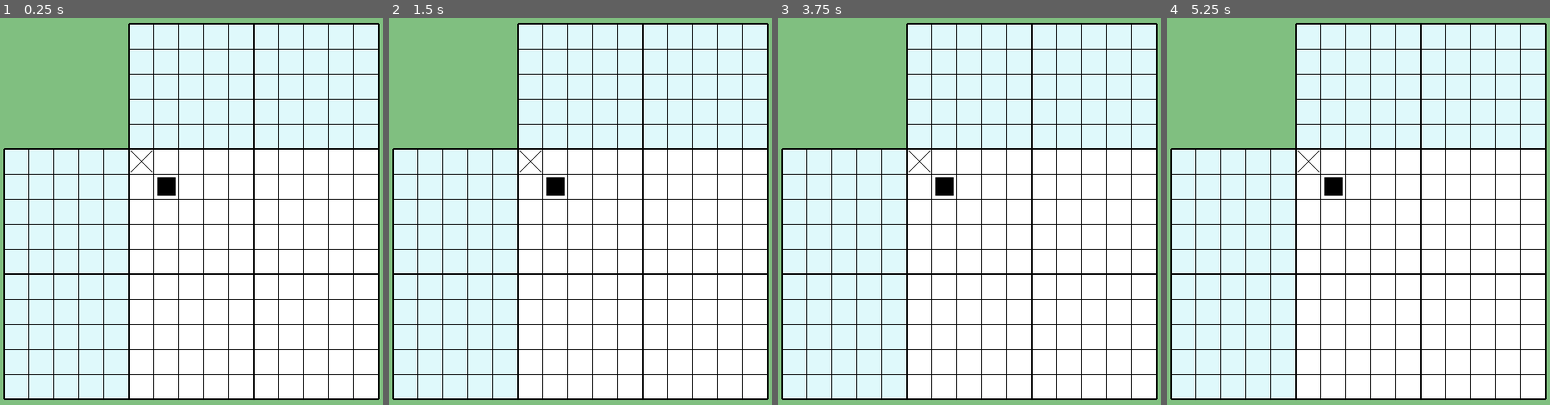
Above: before the commit, frames 1-4 (left to right).
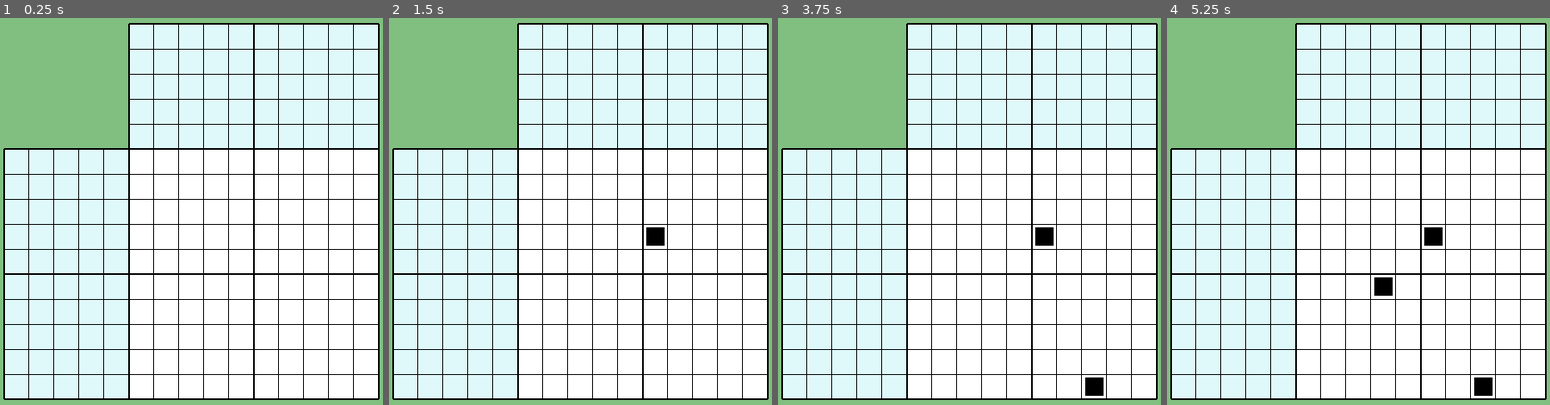
Above: after the commit, the same moments.

Repository: vivisuke/GodotNonogram
Game: Godot game, scene res://MainScene.tscn
The game is run twice, just before and just after one commit, with the same random seed, the same clock (stepped at 60 frames per second) and the same inputs.
Inputs (mouse positions are in pixels of both pictures, inside the frame that each line leads up to):
- Up to frame 1 (0.25 s): no input
- Up to frame 2 (1.5 s): tap Enter at 0.5 s; move the mouse to (664, 242) at 0.52 s; click (664, 242) at 0.67 s; tap Space at 1.25 s; move the mouse to (503, 308) at 1.27 s; click (503, 308) at 1.42 s
- Up to frame 3 (3.75 s): tap Enter at 2, 3.5 s; move the mouse to (1007, 126) at 2.02 s; click (1007, 126) at 2.17 s; tap Space at 2.75 s; move the mouse to (outside the picture) at 2.77 s; click (outside the picture) at 2.92 s; move the mouse to (1084, 374) at 3.52 s; click (1084, 374) at 3.67 s
- Up to frame 4 (5.25 s): tap Space at 4.25 s; move the mouse to (1243, 172) at 4.27 s; click (1243, 172) at 4.42 s; move the mouse to (1377, 273) at 5.02 s; click (1377, 273) at 5.17 s

The runs differ from the first frame. In frame 1, 0.3% of the frame differs, in the area x 34-46%, y 34-46%; in frame 2, 0.5%; in frame 3, 0.7%; in frame 4, 0.9%, in the area x 34-85%, y 34-98%.

Commit message:
0006 ◎ C 05/17 05/17 0.001│ToDo│盤面クリック：空欄→■→Ｘ→空欄・・・

Diff:
--- a/GodotNonogram/MainScene.gd
+++ b/GodotNonogram/MainScene.gd
@@ -21,8 +21,8 @@
 
 func _ready():
 	#print("BD WD = ", BOARD_WIDTH)
-	$TileMap.set_cell(0, 0, 0)
-	$TileMap.set_cell(1, 1, 1)
+	#$TileMap.set_cell(0, 0, 0)
+	#$TileMap.set_cell(1, 1, 1)
 	pass
 func _draw():
 	draw_rect(Rect2(0, 0, SCREEN_WIDTH, SCREEN_HEIGHT), Color(0.5, 0.75, 0.5))
@@ -46,3 +46,21 @@
 		draw_line(Vector2(x1, BOARD_Y0+k*CELL_WIDTH), Vector2(x2, BOARD_Y0+k*CELL_WIDTH), Color("#000000"), wd)
 	"""
 	pass
+func posToXY(pos):
+	var xy = Vector2(-1, -1)
+	var X0 = $TileMap.position.x
+	var Y0 = $TileMap.position.y
+	if pos.x >= X0 && pos.x < X0 + CELL_WIDTH*N_ANS_HORZ:
+		if pos.y >= Y0 && pos.y < Y0 + CELL_WIDTH*N_ANS_VERT:
+			xy.x = floor((pos.x - X0) / CELL_WIDTH)
+			xy.y = floor((pos.y - Y0) / CELL_WIDTH)
+	return xy
+func _input(event):
+	if event is InputEventMouseButton && event.pressed:
+		#print(event.position)
+		var xy = posToXY(event.position)
+		print(xy)
+		if xy.x >= 0:
+			var v = $TileMap.get_cell(xy.x, xy.y)
+			v = 1 if v < 0 else v - 1
+			$TileMap.set_cell(xy.x, xy.y, v)
Not shown, changed: GodotNonogram.spr
